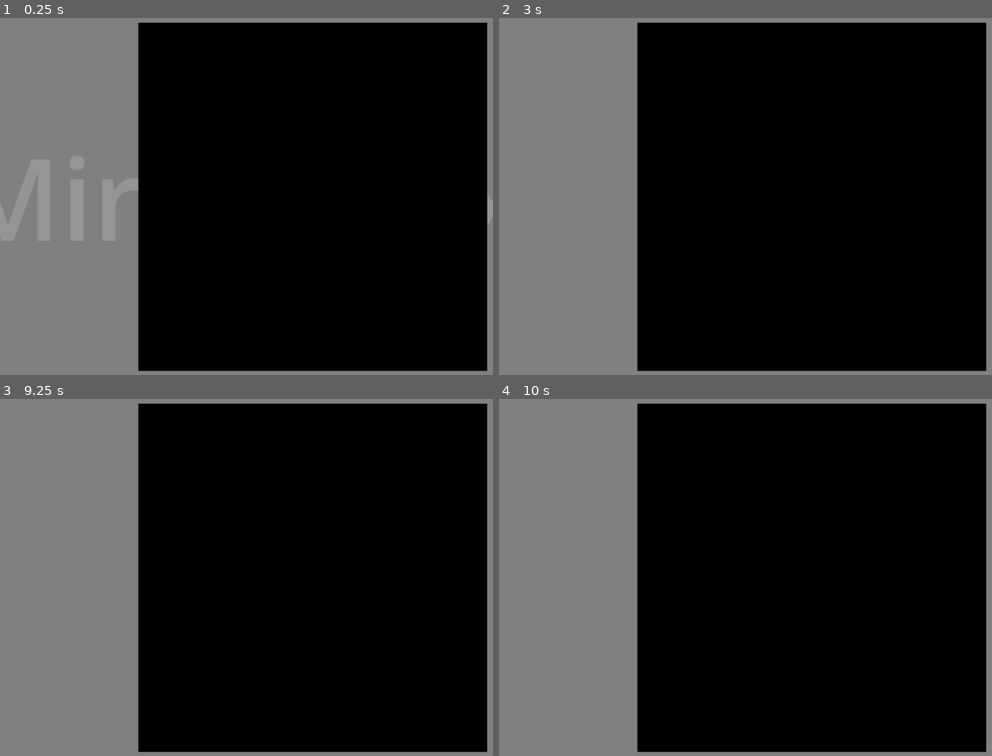
Above: before the commit, frames 1-4 (two rows, left to right).
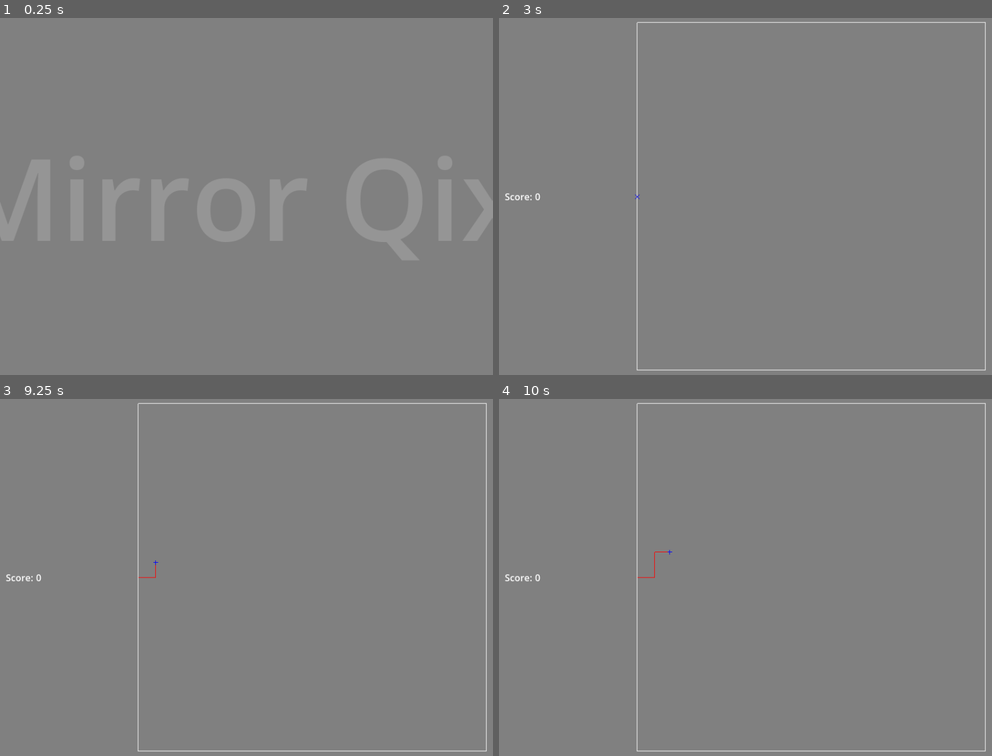
Above: after the commit, the same moments.

Repository: Habidakus/mirror-qix
Game: Godot game, scene res://Scenes/main.tscn
Same seed, same stepped clock (60 frames per second), same inputs: the game is played once before the commit and once after it.
Inputs (mouse positions are in pixels of both pictures, inside the frame that each line leads up to):
- Up to frame 1 (0.25 s): no input
- Up to frame 2 (3 s): tap Enter at 0.5, 2 s; move the mouse to (853, 178) at 0.52 s; hold Right 0.53-1.28 s; click (853, 178) at 0.67 s; tap Space at 0.77, 1.25, 1.52 s; move the mouse to (646, 214) at 1.27 s; hold Down 1.28-2.03 s; move the mouse to (794, 114) at 2.02 s; hold Right 2.03-2.75 s; click "Play" at 2.75 s
- Up to frame 3 (9.25 s): click (246, 541) at 3.5 s, where only the run before the commit has a clickable "Play"; click (246, 577) at 4.25 s, where only the run before the commit has a clickable "Credits"; tap Space at 5, 5.27, 6.02, 6.77, 7.25, 8.27, 9.02 s; move the mouse to (221, 652) at 5.02 s; hold Up 5.03-5.78 s; click (221, 652) at 5.17 s; move the mouse to (394, 634) at 5.77 s; hold Left 5.78-7.28 s; tap Enter at 6.5 s; move the mouse to (98, 520) at 6.52 s; move the mouse to (271, 577) at 7.27 s; hold Down 7.28-8.03 s; click (271, 577) at 7.42 s; move the mouse to (172, 484) at 8.02 s; hold Right 8.03-8.78 s; move the mouse to (354, 559) at 8.77 s; hold Up from 8.78 s (still down)
- Up to frame 4 (10 s): move the mouse to (646, 595) at 9.52 s; release Up at 9.53 s; hold Right from 9.53 s (still down); click (646, 595) at 9.67 s; tap Space at 9.77 s

The runs differ from the first frame. In frame 1, 69% of the frame differs, in the area x 28-99%, y 1-99%; in frame 2, 70%, in the area x 1-99%, y 1-99%; in frame 3, 70%; in frame 4, 70%.
Error before the commit: Parse Error: Function "create_both_loops()" not found in base self. (res://Scripts/StateMachine/StateMachineState_Play.gd:132)

Commit message:
Fixed line drawing and area subtracting

Diff:
--- a/Scenes/main.tscn
+++ b/Scenes/main.tscn
@@ -131,10 +131,6 @@
 grow_horizontal = 2
 grow_vertical = 2
 script = ExtResource("5_s7774")
-fade_in = null
-fade_out = null
-fade_time = null
-player_speed = null
 
 [node name="MarginContainer" type="MarginContainer" parent="StateMachine/Game"]
 layout_mode = 1
@@ -154,7 +150,19 @@
 [node name="VBoxContainer" type="VBoxContainer" parent="StateMachine/Game/MarginContainer/HBoxContainer"]
 layout_mode = 2
 size_flags_horizontal = 3
+size_flags_vertical = 4
 size_flags_stretch_ratio = 20.0
+
+[node name="HBoxContainer" type="HBoxContainer" parent="StateMachine/Game/MarginContainer/HBoxContainer/VBoxContainer"]
+layout_mode = 2
+
+[node name="Label" type="Label" parent="StateMachine/Game/MarginContainer/HBoxContainer/VBoxContainer/HBoxContainer"]
+layout_mode = 2
+text = "Score:"
+
+[node name="Score" type="Label" parent="StateMachine/Game/MarginContainer/HBoxContainer/VBoxContainer/HBoxContainer"]
+layout_mode = 2
+text = "0"
 
 [node name="AspectRatioContainer" type="AspectRatioContainer" parent="StateMachine/Game/MarginContainer/HBoxContainer"]
 custom_minimum_size = Vector2(600, 600)
--- a/Scripts/StateMachine/StateMachineState_Play.gd
+++ b/Scripts/StateMachine/StateMachineState_Play.gd
@@ -9,6 +9,7 @@
 var inner_lines : Array = []
 var score : int = 0
 var play_field : Control = null
+var score_label : Label = null
 var player_pos : Vector2i
 var player_on_outer_lines : bool = true
 
@@ -106,22 +107,86 @@
 			var d : int = (end.x - start.x)
 			x += d
 			area += d * y
+			#print("East line %s to %s: d = %d, x = %d, y = %d, area = %d" % [start, end, d, x, y, area])
 		elif end.x < start.x:
 			var d : int = (start.x - end.x)
 			x -= d
 			area -= d * y
+			#print("West line %s to %s: d = %d, x = %d, y = %d, area = %d" % [start, end, d, x, y, area])
 		elif end.y > start.y:
-			var d : int = (end.x - start.x)
+			var d : int = (end.y - start.y)
 			y += d
+			#print("South line %s to %s: d = %d, x = %d, y = %d, area = %d" % [start, end, d, x, y, area])
 		elif end.y < start.y:
-			var d : int = (start.x - end.x)
+			var d : int = (start.y - end.y)
 			y -= d
+			#print("North line %s to %s: d = %d, x = %d, y = %d, area = %d" % [start, end, d, x, y, area])
 		else:
 			assert("what? line = %s to %s" % [start, end])
 	if area < 0:
-		return 0 - area
+		area = 0 - area
+	#print("Area = %s" % [area])
+	return area
+
+func create_both_loops() -> Array:
+	var start_point : Vector2i = inner_lines.front()[0]
+	var end_point : Vector2i = inner_lines.back()[1]
+	var outer_start_index : int = -1
+	var outer_end_index : int = -1
+	for i in range(0, outer_lines.size()):
+		if self.on_line(start_point.x, start_point.y, outer_lines[i][0], outer_lines[i][1]):
+			outer_start_index = i
+			if outer_end_index != -1:
+				break
+		if self.on_line(end_point.x, end_point.y, outer_lines[i][0], outer_lines[i][1]):
+			outer_end_index = i
+			if outer_start_index != -1:
+				break
+	assert(outer_start_index != -1 && outer_end_index != -1)
+
+	var loop_1 : Array = inner_lines.duplicate(true)
+	var loop_2 : Array = inner_lines.duplicate(true)
+	if outer_start_index != outer_end_index:
+		loop_1.append([inner_lines.back()[1], outer_lines[outer_end_index][1]])
+		var l1 : int = (outer_end_index + 1) % outer_lines.size()
+		while l1 != outer_start_index:
+			loop_1.append(outer_lines[l1])
+			l1 = (l1 + 1) % outer_lines.size()
+		loop_1.append([outer_lines[outer_start_index][0], inner_lines.front()[0]])
+
+		loop_2.append([inner_lines.back()[1], outer_lines[outer_end_index][0]])
+		var l2 : int = (outer_end_index + outer_lines.size() - 1) % outer_lines.size()
+		while l2 != outer_start_index:
+			loop_2.append([outer_lines[l2][1], outer_lines[l2][0]])
+			l2 = (l2 + outer_lines.size() - 1) % outer_lines.size()
+		loop_2.append([outer_lines[outer_start_index][1], inner_lines.front()[0]])
 	else:
-		return area
+		# The player looped back onto the same line they started from, so the
+		# first loop is simple, we just close off the inner path to make it a loop.
+		loop_1.append([inner_lines.back()[1], inner_lines.front()[0]])
+		# The other loop encorporates the entire outer_lines, except for the slice we took out
+		var inner_end_to_outer_end : Vector2i = (inner_lines.back()[1] - outer_lines[outer_start_index][1]);
+		var inner_start_to_outer_end : Vector2i = (inner_lines.front()[0] - outer_lines[outer_start_index][1]);
+		if inner_end_to_outer_end.length_squared() < inner_start_to_outer_end.length_squared():
+			# The end of the inner loop is closer to the end of the line segment we're attached to
+			loop_2.append([inner_lines.back()[1], outer_lines[outer_start_index][1]])
+			var l : int = (outer_start_index + 1) % outer_lines.size()
+			while l != outer_start_index:
+				loop_2.append(outer_lines[l])
+				l = (l + 1) % outer_lines.size()
+			loop_2.append([outer_lines[outer_start_index][0], inner_lines.front()[0]])
+		else:
+			# The start of the inner loop is closer to the end of the line segment we're attached to so
+			# the end of the inner loop must be closer to the start of the line segment we're attached to
+
+			loop_2.append([inner_lines.back()[1], outer_lines[outer_start_index][0]])
+			var l : int = (outer_start_index + outer_lines.size() - 1) % outer_lines.size()
+			while l != outer_start_index:
+				loop_2.append([outer_lines[l][1], outer_lines[l][0]])
+				l = (l + outer_lines.size() - 1) % outer_lines.size()
+			loop_2.append([outer_lines[outer_start_index][1], inner_lines.front()[0]])
+
+	return [loop_1, loop_2]
 
 func complete_loop(x : int, y : int) -> void:
 	if does_extend_line(x, y, inner_lines.back()[0], inner_lines.back()[1]):
@@ -132,12 +197,16 @@
 	var two_loops : Array = create_both_loops()
 	var loop_1_area : int = measure_area(two_loops[0])
 	var loop_2_area : int = measure_area(two_loops[1])
+	print("%s + %s = %s" % [loop_1_area, loop_2_area, loop_1_area + loop_2_area])
 	if loop_1_area < loop_2_area:
 		score += loop_1_area
 		outer_lines = two_loops[1]
 	else:
 		score += loop_2_area
 		outer_lines = two_loops[0]
+	score_label.text = str(round(score * 1000 / ((play_field.size.x - 1) * (play_field.size.y - 1))) / 10)
+	inner_lines = []
+	player_on_outer_lines = true
 
 func move_if_possible(x : int, y : int) -> void:
 	if player_on_outer_lines:
@@ -181,6 +250,9 @@
 	if ix < 0 || iy < 0 || ix >= play_field.size.x || iy >= play_field.size.y:
 		# Player trying to move outside of playing area
 		return
+
+	# TODO: Don't let player draw outside remaining area
+
 	if self.is_on_outer_line(ix, iy):
 		# player trying to jump off one line onto another? Shouldn't happen, but stop it
 		print("Shouldn't happen?! Player starting innner line onto outer line")
@@ -225,6 +297,14 @@
 		return true
 	return false
 
+#func fancy_draw_line(start : Vector2, end : Vector2, color : Color) -> void:
+#	var delta : Vector2 = end - start
+#	var inc : float = float(1) / 10
+#	for j in range(0, 10):
+#		var i = float(j)/10
+#		var dcolor = lerp(Color.GREEN, color, i)
+#		draw_line(start + i * delta, start + (i + inc) * delta, dcolor)
+
 var rotate_player : float = 0
 func _draw() -> void:
 	if play_field == null:
@@ -251,6 +331,7 @@
 
 func init_game() -> void:
 	play_field = find_child("PlayField") as Control
+	score_label = find_child("Score") as Label
 	outer_lines = []
 	inner_lines = []
 	score = 0
